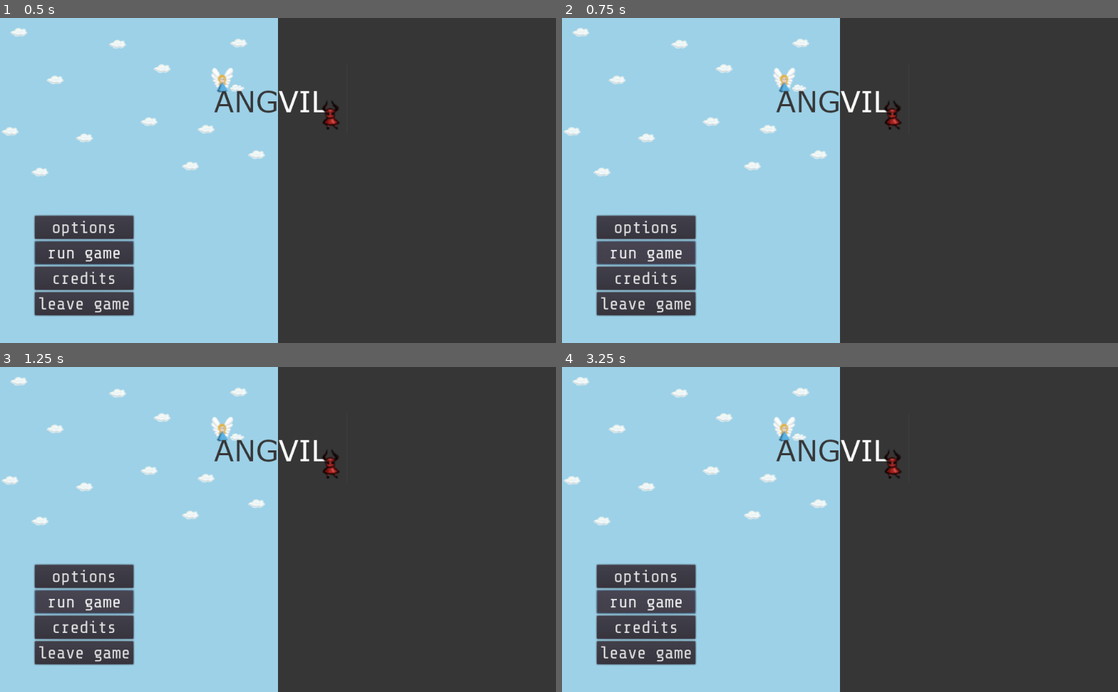
Above: before the commit, frames 1-4 (two rows, left to right).
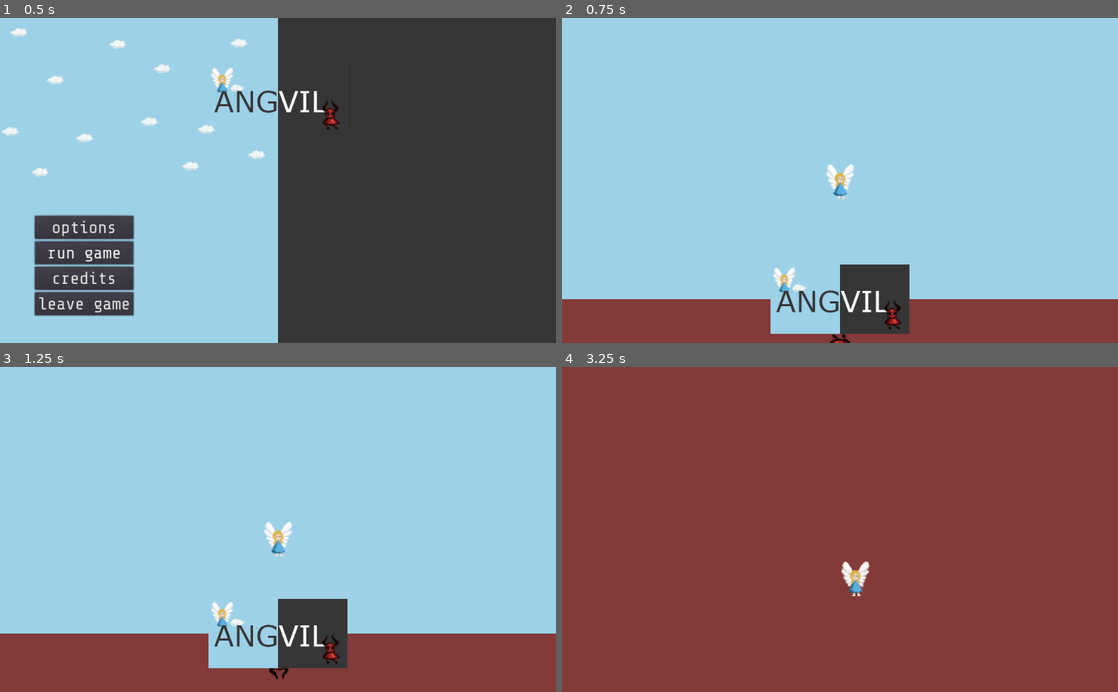
Above: after the commit, the same moments.

Repository: ang-vil/angvil
Game: Godot game, scene res://scenes/menu.tscn
Same seed, same stepped clock (60 frames per second), same inputs: the game is played once before the commit and once after it.
Inputs:
- Up to frame 1 (0.5 s): no input
- Up to frame 2 (0.75 s): click "run game" at 0.5 s
- Up to frame 3 (1.25 s): no input
- Up to frame 4 (3.25 s): tap Enter at 1.25 s; hold Right (key_right) 1.28-2.03 s; hold Left (key_left) 2.03-2.78 s; hold Right (key_right) from 2.78 s (still down)

Frame 1 is identical in both runs. In frame 2, 60% of the frame differs, in the area x 0-100%, y 0-100%; in frame 3, 61%; in frame 4, 100%.

Commit message:
Revert "Merge branch 'main' into game-menu-mg"
This reverts commit b487c14e1d45bbbb257da273575430dfdfd11752, reversing
changes made to f7daceea6a5ba047c25987a58f9bc3c97ab6d490.

Diff:
--- a/scenes/level.tscn
+++ b/scenes/level.tscn
@@ -90,7 +90,3 @@
 
 [node name="logosprite" type="Sprite" parent="."]
 texture = ExtResource( 5 )
-
-[node name="music" type="AudioStreamPlayer" parent="."]
-stream = ExtResource( 8 )
-autoplay = true
